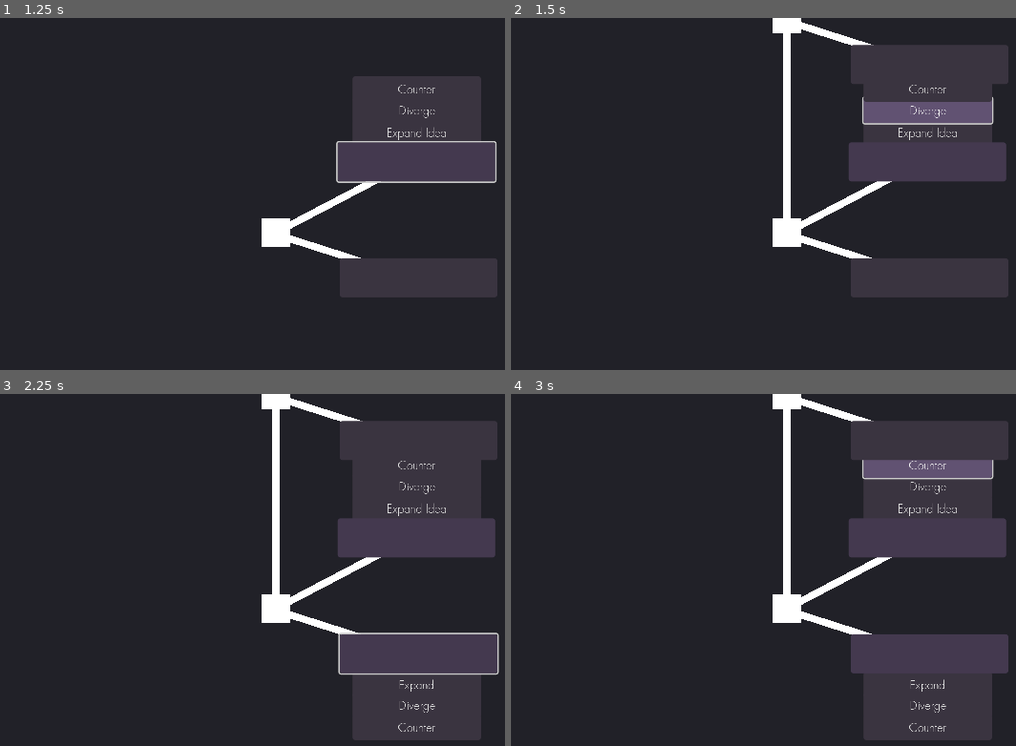
Above: before the commit, frames 1-4 (two rows, left to right).
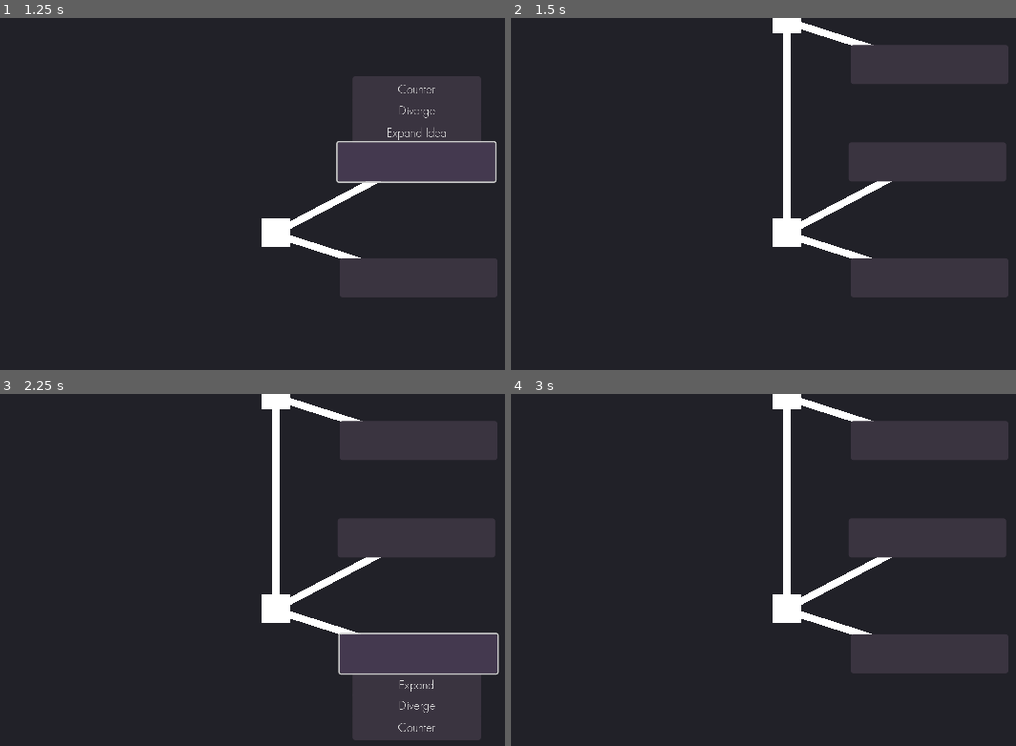
Above: after the commit, the same moments.

Repository: eqgy/understandingtree
Game: Godot game, scene res://understanding tree.tscn
Same seed, same stepped clock (60 frames per second), same inputs: the game is played once before the commit and once after it.
Inputs (mouse positions are in pixels of both pictures, inside the frame that each line leads up to):
- Up to frame 1 (1.25 s): click (414, 162) at 0.5 s
- Up to frame 2 (1.5 s): click "Diverge" at 1.25 s
- Up to frame 3 (2.25 s): click (419, 654) at 2.02 s
- Up to frame 4 (3 s): click "Counter" at 2.75 s

Frame 1 is identical in both runs. In frame 2, 4.2% of the frame differs, in the area x 69-96%, y 18-36%; in frame 3, 4.1%; in frame 4, 9.0%, in the area x 69-96%, y 18-99%.

Commit message:
button deselects upon extraneous click

Diff:
--- a/application iterations/iteration 1/leaf.gd
+++ b/application iterations/iteration 1/leaf.gd
@@ -1,22 +1,18 @@
 extends Button
-var selected = false
+
 
 # Called when the node enters the scene tree for the first time.
 func _ready():
 	pass # Replace with function body.
 
-
+func _input(event):
+	if button_pressed == true:
+		print("selected")
+		if event is InputEventMouseButton and event.pressed:
+			await get_tree().create_timer(.05).timeout
+			emit_signal("toggled", button_pressed)
+			button_pressed = false
+			print("tried to toggle ")
 # Called every frame. 'delta' is the elapsed time since the previous frame.
 func _process(delta):
-	if selected == true:
-		if Input.is_action_just_pressed("mouse_click"):
-			await get_tree().create_timer(.05).timeout
-			emit_signal("toggled")
-			print("tried to toggle ")
-
 	pass
-
-
-func _on_toggled(toggled_on):
-	selected = not selected
-	print(selected)
